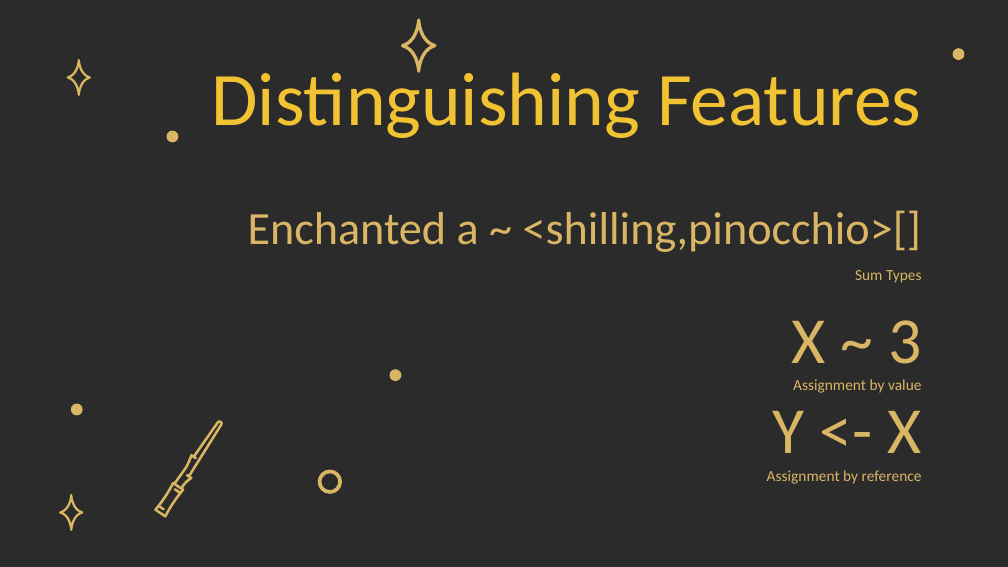
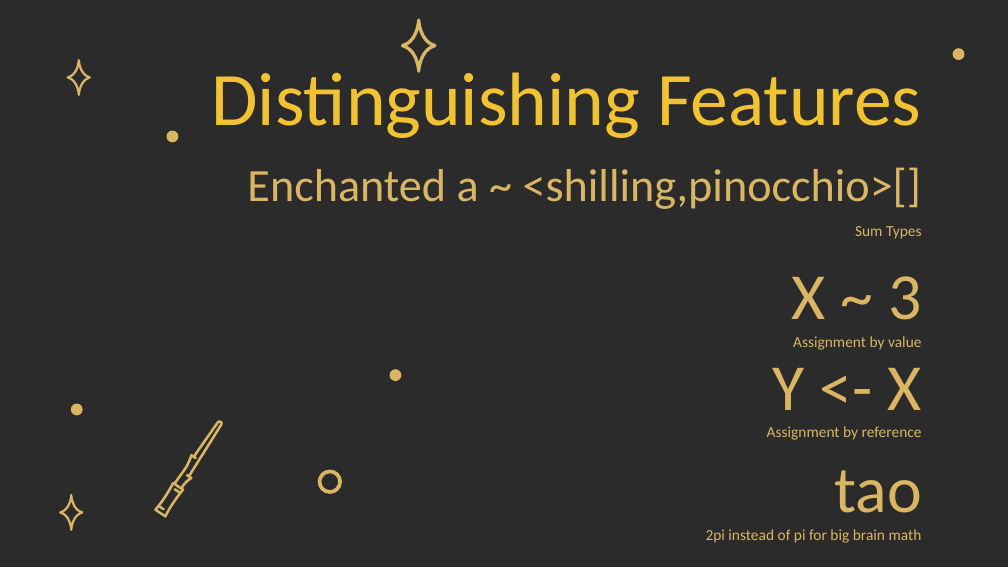
Before and after one commit to claytoncb/Shrek, a slide deck: slide 4 of Shrek-- pres.pptx. Drawn at 1008x567 pixels with LibreOffice and Linux fonts; fonts in the diff are those of the drawing; background and template pictures are left out; a plain dark background stands for a picture behind light text. Boxes give left, top, right and bottom in pixels: in the first picture for what was removed or moved away, otherwise in the second. Text is boxed around its words. In the diff, an @@ line names an element or a change of style, - is before the commit and + after.

```diff
--- a/Shrek-- pres.pptx
+++ b/Shrek-- pres.pptx
@@ 3 subtitles, 3 titles: place and size @@
-3 subtitles, 3 titles at box(248, 210, 922, 484)
+3 subtitles, 3 titles at box(247, 167, 922, 440)
@@ title added at box(834, 470, 921, 513), 47 pt, text #DAB664 @@
+tao
@@ subtitle added at box(706, 529, 922, 543), 11 pt, text #DAB664 @@
+2pi instead of pi for big brain math
```
Also in this commit, not shown: 3 other slides changed.
